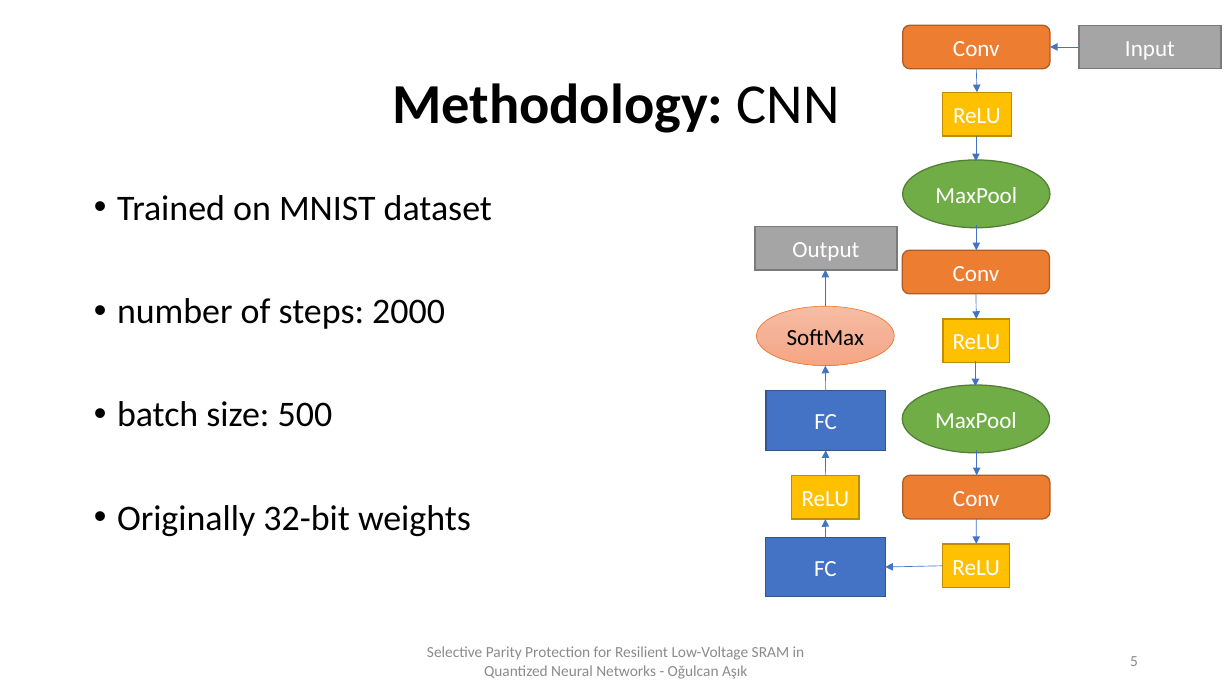
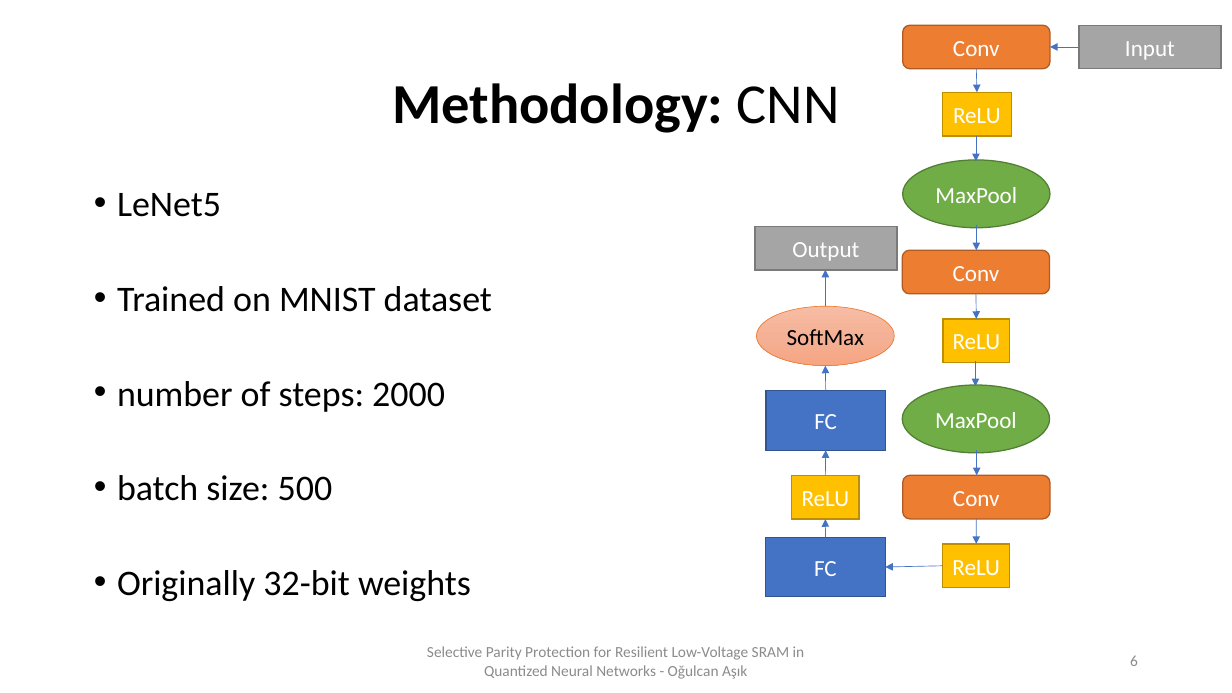
Before and after one commit to Xeadriel/ECC-SRAM-Simulation, a slide deck: slide 6 of Paper SRAM PDF/Selective Parity Protection for Resilient Low-Voltage SRAM in.pptx (slide 5 before the commit). Drawn at 1232x693 pixels with LibreOffice and Linux fonts; fonts in the diff are those of the drawing. Boxes give left, top, right and bottom in pixels: in the first picture for what was removed or moved away, otherwise in the second. Text is boxed around its words. In the diff, an @@ line names an element or a change of style, - is before the commit and + after.

```diff
--- a/Paper SRAM PDF/Selective Parity Protection for Resilient Low-Voltage SRAM in.pptx
+++ b/Paper SRAM PDF/Selective Parity Protection for Resilient Low-Voltage SRAM in.pptx
@@ text at (117,193,221,217): paragraph added @@
+• LeNet5
@@ text at (117,286,492,601): line spacing 0.9 to 0.8 @@
@@ page number at (1130,655,1138,666): text changed @@
-5
+6
```
Also in this commit, not shown: 13 other slides changed, 2 slides added, 3 slides removed, 4 other files.
